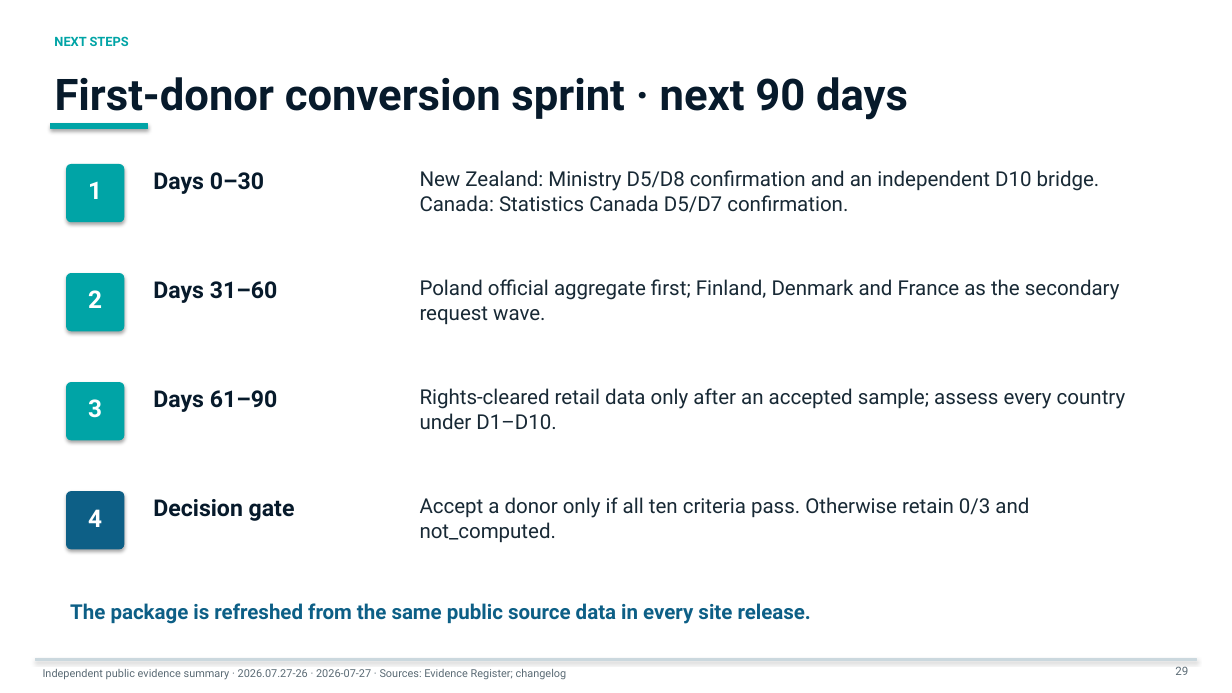
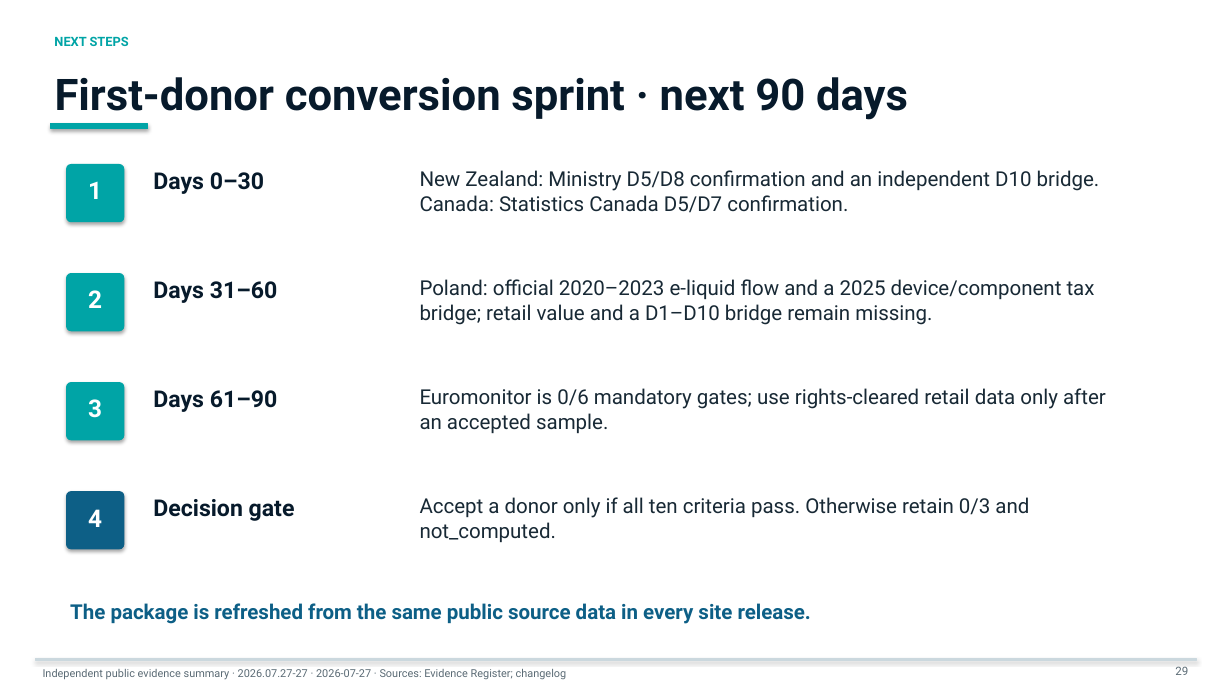
Before and after one commit to jounirautio78-ops/pixan-global-market-evidence-public, a slide deck: slide 29 of site/downloads/pixan-bank-deck-large-en.pptx. Drawn at 1232x693 pixels with LibreOffice and Linux fonts; fonts in the diff are those of the drawing. Boxes give left, top, right and bottom in pixels: in the first picture for what was removed or moved away, otherwise in the second. Text is boxed around its words. In the diff, an @@ line names an element or a change of style, - is before the commit and + after.

Commit message:
Publish v27 global base and Poland reconstruction

```diff
--- a/site/downloads/pixan-bank-deck-large-en.pptx
+++ b/site/downloads/pixan-bank-deck-large-en.pptx
@@ text at [420, 279, 1095, 325]: text changed @@
-Poland official aggregate first; Finland, Denmark and France as the secondary request wave.
+Poland: official 2020–2023 e-liquid flow and a 2025 device/component tax bridge; retail value and a D1–D10 bridge remain missing.
@@ text at [420, 388, 1106, 433]: text changed @@
-Rights-cleared retail data only after an accepted sample; assess every country under D1–D10.
+Euromonitor is 0/6 mandatory gates; use rights-cleared retail data only after an accepted sample.
@@ text at [43, 669, 567, 679]: text changed @@
-Independent public evidence summary · 2026.07.27-26 · 2026-07-27 · Sources: Evidence Register; changelog
+Independent public evidence summary · 2026.07.27-27 · 2026-07-27 · Sources: Evidence Register; changelog
```
Also in this commit, not shown: 29 other slides changed, 59 other files.
